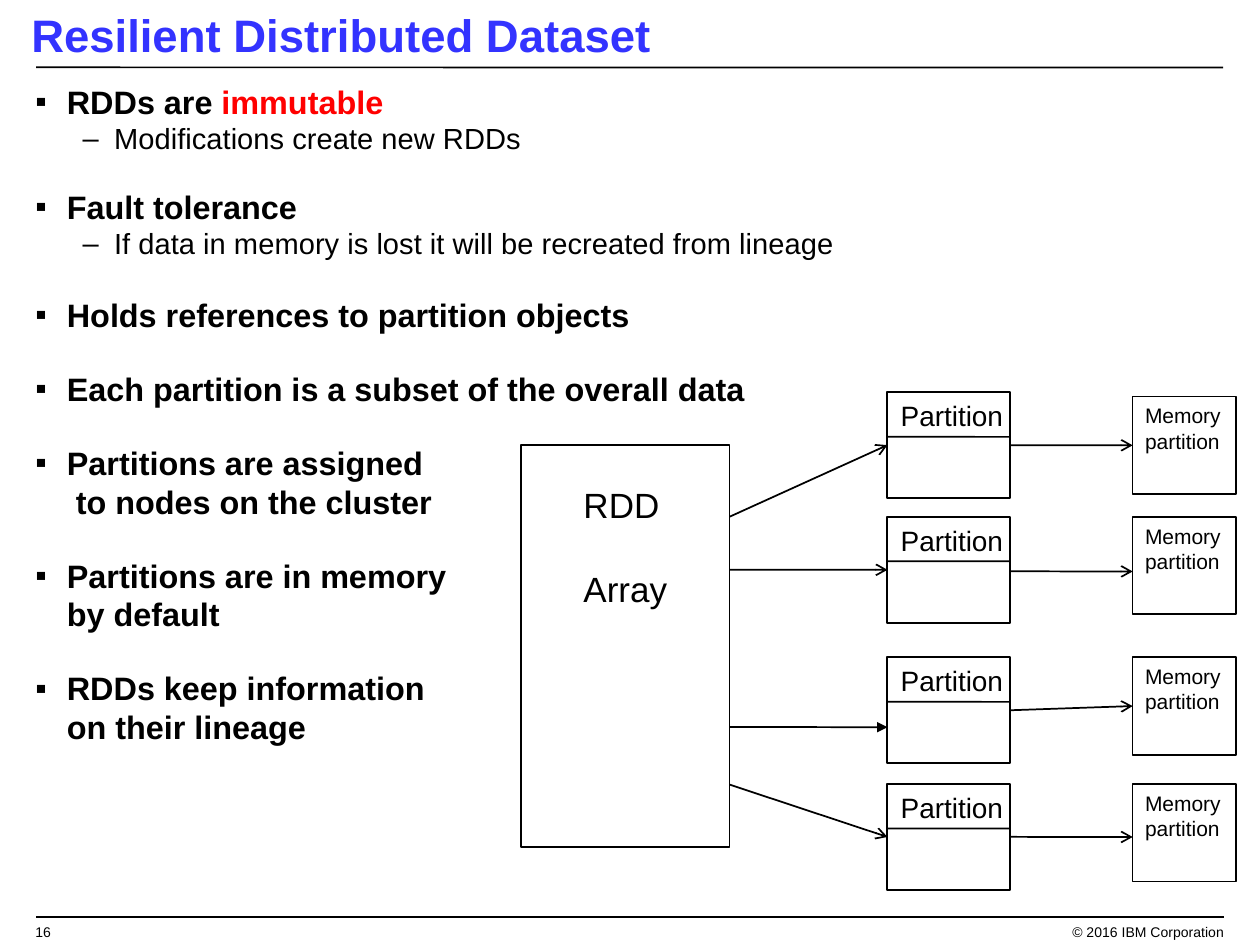
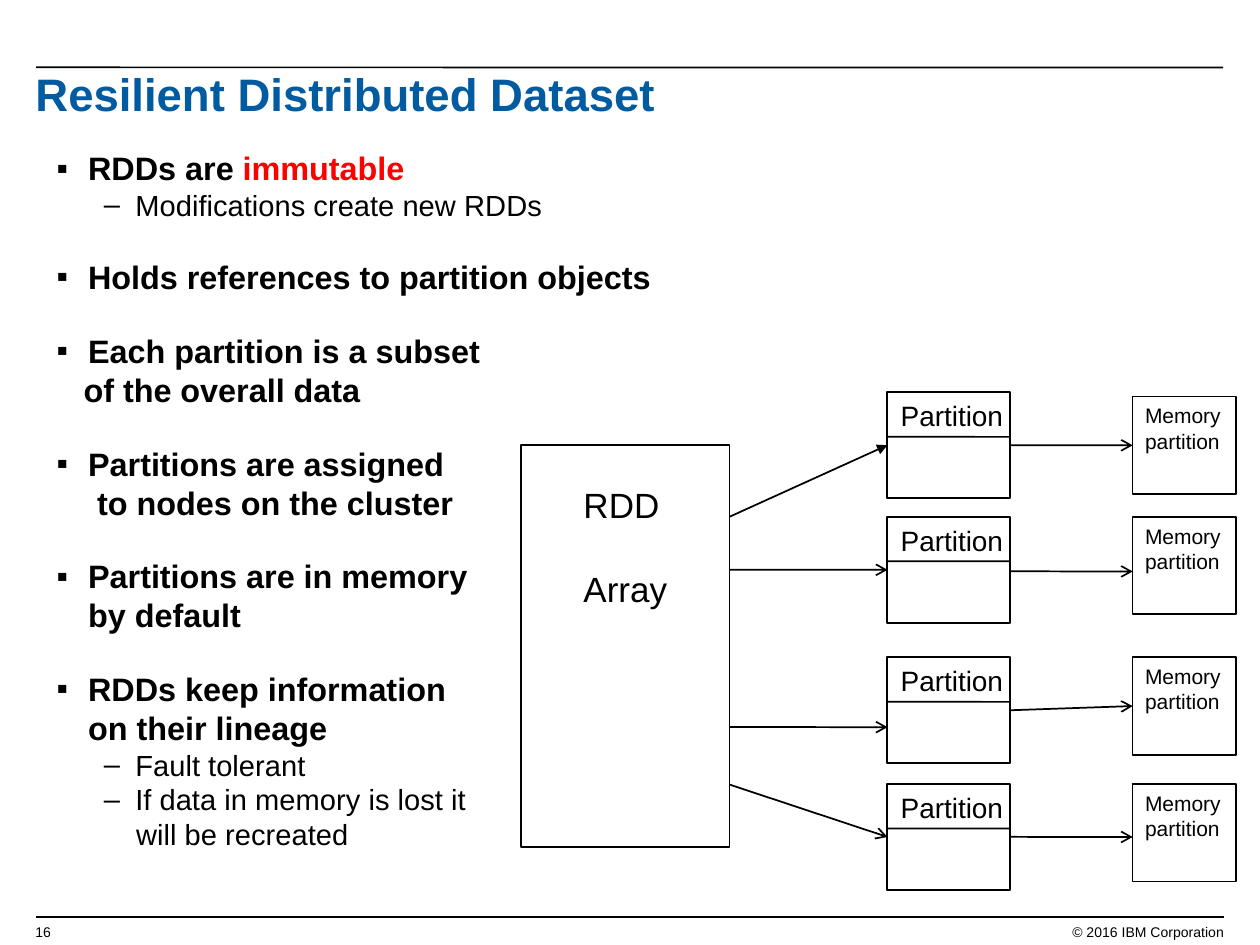
Before and after one commit to jpatter/SparkPOT, a slide deck: slide 16 of Lab-1/Coding w Apache Spark.ppt. Drawn at 1260x945 pixels with LibreOffice and Linux fonts; fonts in the diff are those of the drawing; background and template pictures are left out. Boxes give left, top, right and bottom in pixels: in the first picture for what was removed or moved away, otherwise in the second. Text is boxed around its words. In the diff, an @@ line names an element or a change of style, - is before the commit and + after.

```diff
--- a/Lab-1/Coding w Apache Spark.ppt
+++ b/Lab-1/Coding w Apache Spark.ppt
@@ title "Resilient Distributed Dataset": place and size @@
-title "Resilient Distributed Dataset" at <box>31,19,650,53</box>
+title "Resilient Distributed Dataset" at <box>35,78,654,112</box>
@@ title "Resilient Distributed Dataset" at <box>35,78,654,112</box>: text colour #3333FF to #005BA0 @@
@@ text "RDDs are immutable": place and size @@
-text "RDDs are immutable" at <box>67,90,833,745</box>
+text "RDDs are immutable" at <box>84,156,650,846</box>
@@ text at <box>67,195,833,259</box>: paragraphs removed @@
-▪ Fault tolerance
-  – If data in memory is lost it will be recreated from lineage
@@ text at <box>84,339,480,403</box>: text changed @@
-▪ Each partition is a subset of the overall data
+▪ Each partition is a subset
+of the overall data
@@ arrow (730, 517) - (887, 445): arrowheads changed @@
@@ arrow (730, 727) - (887, 727): arrowheads changed @@
@@ text at <box>135,755,466,846</box>: paragraphs added @@
+  – Fault tolerant
+  – If data in memory is lost it
+  will be recreated
```
Also in this commit, not shown: 26 other slides changed, 4 slides added, 2 slides removed.
